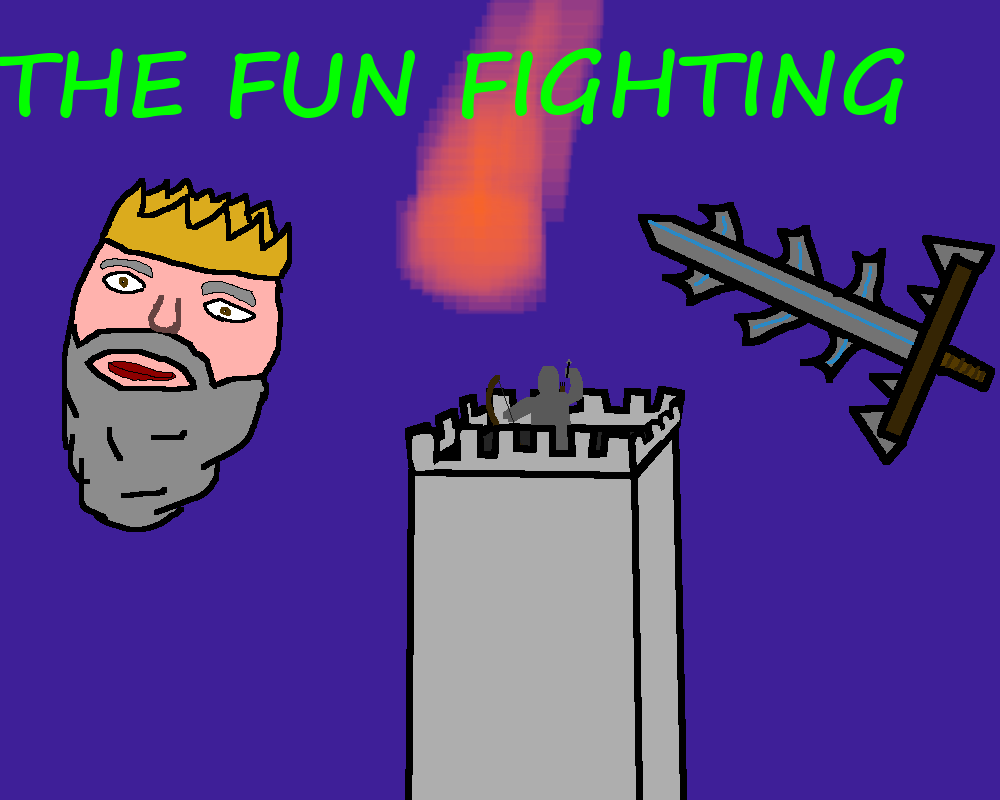
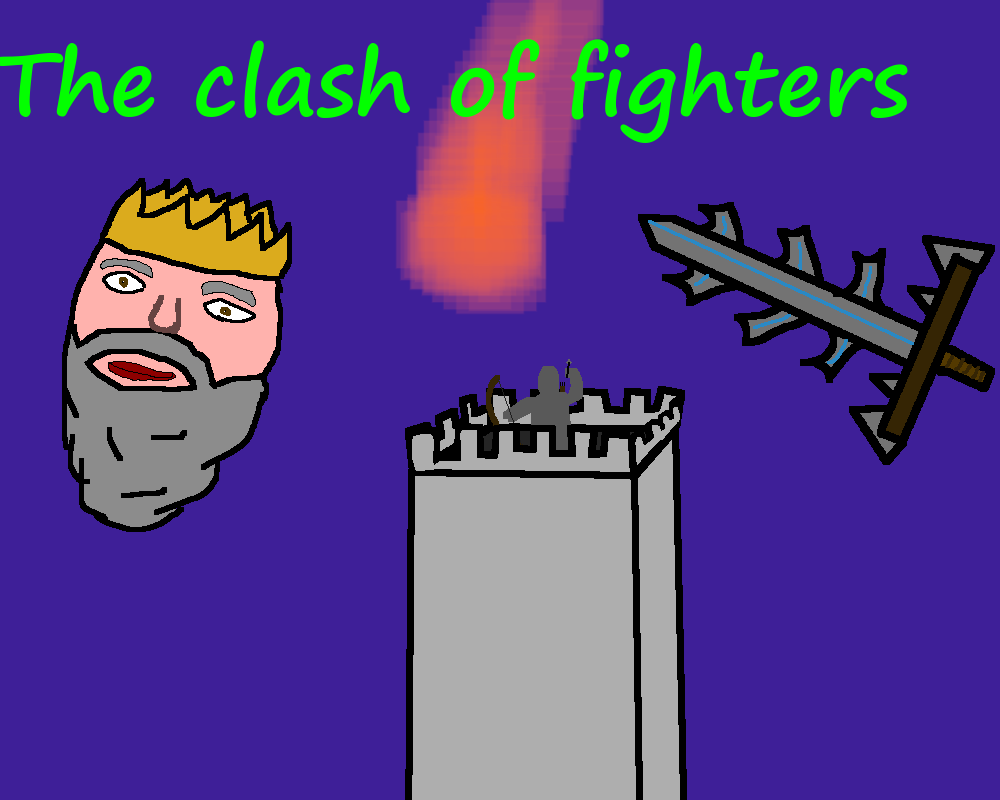
Revision of a layered 1000 × 800 image; what changed, layer by layer:
renamed "THE FUN FIGHTING" to "The clash of fighters", painted on it over box(56, 39, 908, 143)
